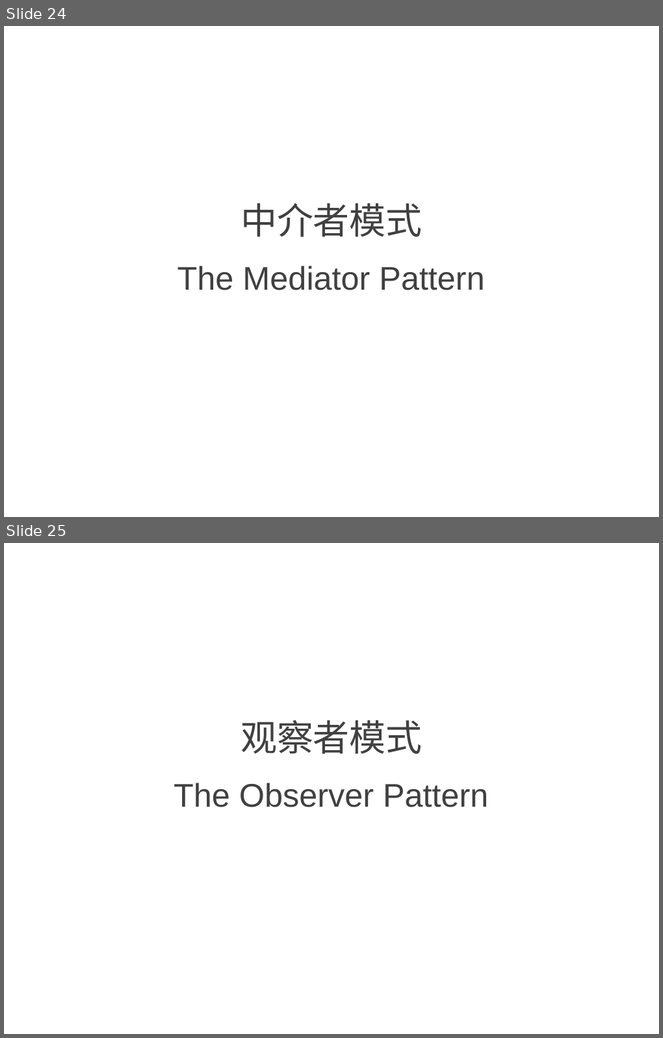
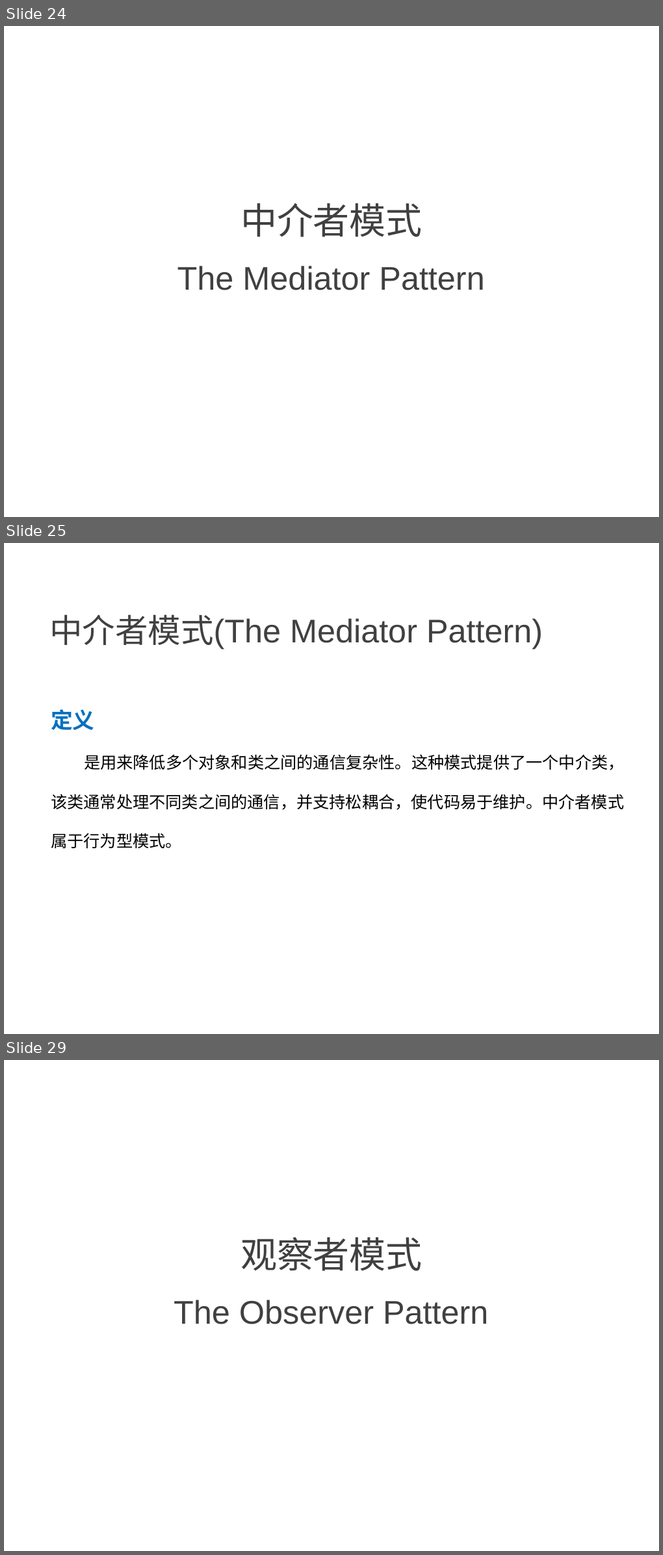
Before and after one commit to NewGr8Player/My-PPT, a slide deck: Design pattern/4.设计模式-行为型模式.pptx. Shown one above the other, each under a label of ours: slides 24 and 25 before the commit, slides 24, 25 and 29 after it; the slides between them are not shown. The pictures are 663x1038 and 663x1555 pixels, drawn with LibreOffice and Linux fonts; fonts in the diff are those of the drawing. Boxes give left, top, right and bottom in pixels: in the first picture for what was removed or moved away, otherwise in the second. Text is boxed around its words. In the diff, an @@ line names an element or a change of style, - is before the commit and + after.

```diff
--- a/Design pattern/4.设计模式-行为型模式.pptx
+++ b/Design pattern/4.设计模式-行为型模式.pptx
@@ slide 25 added at (4,543,659,1034), background #FFFFFF @@
@@ text added at (50,615,543,650), 36 pt, text #404040 @@
+中介者模式(The Mediator Pattern)
@@ text added at (51,709,625,849), 18 pt, text #000000 @@
+定义
+是用来降低多个对象和类之间的通信复杂性。这种模式提供了一个中介类，该类通常处理不同类之间的通信，并支持松耦合，使代码易于维护。中介者模式属于行为型模式。
@@ what was slide 25 is now slide 29 @@
```
Also in this commit, not shown: 1 slide changed, 12 other slides added.
